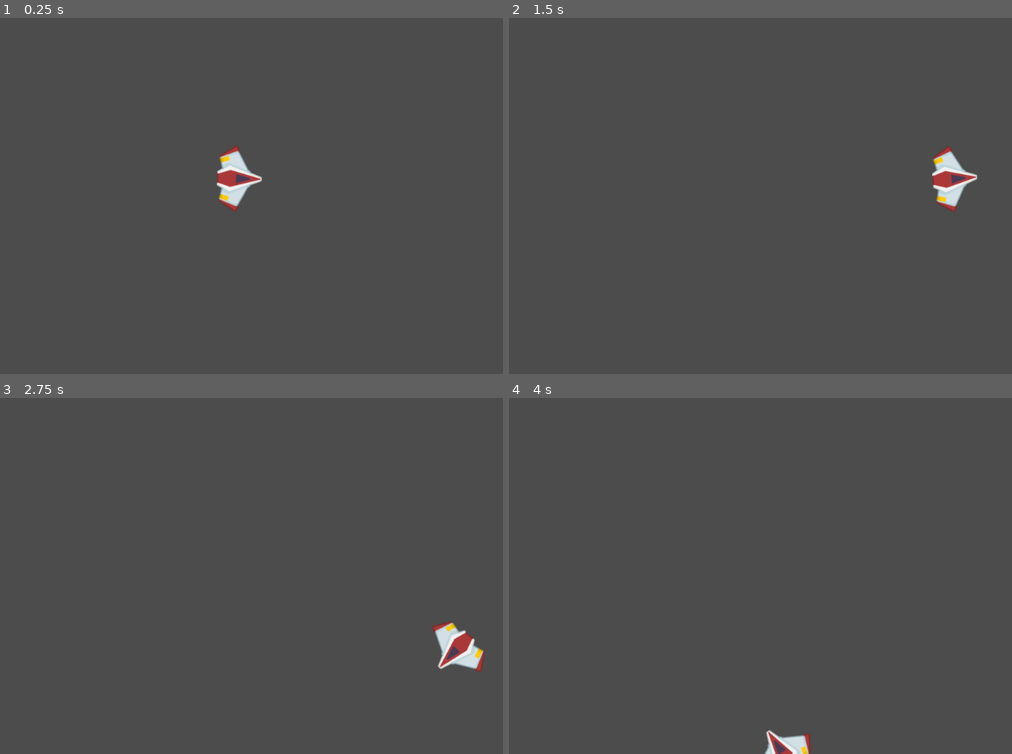
Above: before the commit, frames 1-4 (two rows, left to right).
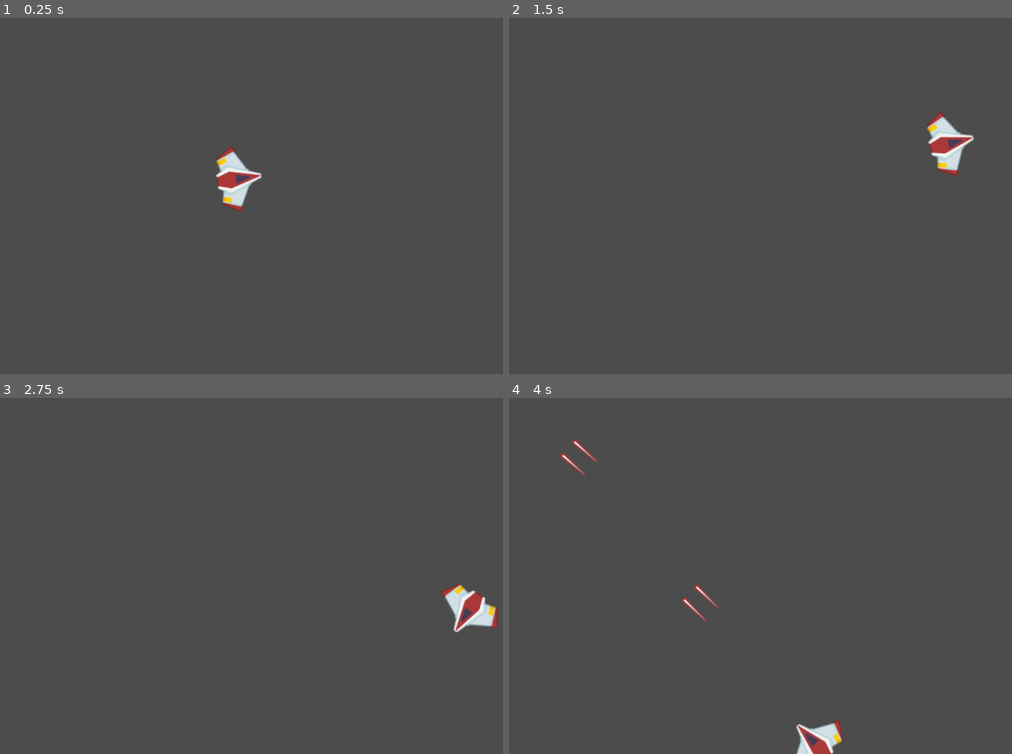
Above: after the commit, the same moments.

Repository: Ferclemens/Godot-Meteoritos-PixelLab
Game: Godot game, scene res://Juego/Niveles/NivelTest.tscn
Two runs of this game, one before a commit and one after it. Both use one fixed random seed, a clock stepped at 60 frames per second and the inputs below.
Inputs:
- Up to frame 1 (0.25 s): no input
- Up to frame 2 (1.5 s): tap Enter at 0.5 s; hold Up (mover_adelante) 0.53-1.28 s; hold Space (Disparo_principal, bound only after the commit) 0.53-1.28 s; hold Down (mover_atras) from 1.28 s (still down); tap Left (rotar_antihorario) at 1.35 s
- Up to frame 3 (2.75 s): tap Space (Disparo_principal, bound only after the commit) at 1.55, 2.3 s; release Down (mover_atras) at 2.03 s; hold Up (mover_adelante) from 2.03 s (still down); hold Right (rotar_horario) from 2.03 s (still down)
- Up to frame 4 (4 s): release Right (rotar_horario) at 2.78 s; tap Space (Disparo_principal, bound only after the commit) at 2.85 s; release Up (mover_adelante) at 3.53 s; hold Down (mover_atras) from 3.53 s (still down); hold Space (Disparo_principal, bound only after the commit) from 3.53 s (still down)

The runs differ from the first frame. In frame 1, 0.5% of the frame differs, in the area x 42-53%, y 35-55%; in frame 2, 1.4%; in frame 3, 1.7%, in the area x 85-99%, y 52-77%; in frame 4, 1.2%.

Commit message:
add: principal shoot

Diff:
--- /dev/null
+++ b/Juego/Autoloads/Eventos.gd
@@ -0,0 +1,3 @@
+extends Node
+
+signal disparo(proyectil)
--- /dev/null
+++ b/Juego/Niveles/Nivel.gd
@@ -0,0 +1,21 @@
+class_name Nivel
+extends Node2D
+
+# Atributos onready
+onready var contenedor_proyectiles: Node
+
+# Metodos
+func _ready() -> void:
+	conectar_seniales()
+	crear_contenedores()
+
+func conectar_seniales() -> void:
+	Eventos.connect("disparo", self, "_on_disparo")
+
+func crear_contenedores() -> void:
+	contenedor_proyectiles = Node.new()
+	contenedor_proyectiles.name = "ContenedorProyectiles"
+	add_child(contenedor_proyectiles)
+
+func _on_disparo(proyectil:Proyectil_principal) -> void:
+	contenedor_proyectiles.add_child(proyectil)
--- a/Juego/Niveles/NivelTest.tscn
+++ b/Juego/Niveles/NivelTest.tscn
@@ -1,10 +1,13 @@
-[gd_scene load_steps=2 format=2]
+[gd_scene load_steps=3 format=2]
 
 [ext_resource path="res://Juego/Player/Player.tscn" type="PackedScene" id=1]
+[ext_resource path="res://Juego/Niveles/Nivel.gd" type="Script" id=3]
 
 [node name="NivelTest" type="Node2D"]
+script = ExtResource( 3 )
 
 [node name="Player" parent="." instance=ExtResource( 1 )]
 position = Vector2( 496.063, 271 )
+rotation = -0.17426
 gravity_scale = 0.0
 can_sleep = false
--- a/Juego/Player/Player.gd
+++ b/Juego/Player/Player.gd
@@ -12,15 +12,18 @@
 var empuje:Vector2 = Vector2.ZERO
 var dir_rotacion:int = 0
 
+# Atributos onready
+onready var canion:Canion = $Canion
+
 # Metodos
-func _process(delta: float) -> void:
-	player_input()
-
 func _integrate_forces(state: Physics2DDirectBodyState) -> void:
 	apply_central_impulse(empuje.rotated(rotation))
 	apply_torque_impulse(dir_rotacion * potencia_rotacion)
 	#print(rad2deg(rotation))
 	#print(empuje.rotated(rotation))
+
+func _process(delta: float) -> void:
+	player_input()
 
 func player_input() -> void:
 	# Empuje - movimiento de player
@@ -36,3 +39,9 @@
 		dir_rotacion +=1
 	elif Input.is_action_pressed("rotar_antihorario"):
 		dir_rotacion -= 1
+
+	# Disparo
+	if Input.is_action_pressed("Disparo_principal"):
+		canion.set_esta_disparando(true)
+	if Input.is_action_just_released("Disparo_principal"):
+		canion.set_esta_disparando(false)
--- a/Juego/Player/Player.tscn
+++ b/Juego/Player/Player.tscn
@@ -1,16 +1,17 @@
-[gd_scene load_steps=5 format=2]
+[gd_scene load_steps=6 format=2]
 
 [ext_resource path="res://Juego/Player/playerShip.png" type="Texture" id=1]
 [ext_resource path="res://Juego/Player/Player.gd" type="Script" id=2]
+[ext_resource path="res://Juego/Proyectiles/Canion.tscn" type="PackedScene" id=3]
 
-[sub_resource type="PhysicsMaterial" id=2]
+[sub_resource type="PhysicsMaterial" id=1]
 friction = 0.0
 
-[sub_resource type="CircleShape2D" id=1]
+[sub_resource type="CircleShape2D" id=2]
 radius = 24.8944
 
 [node name="Player" type="RigidBody2D"]
-physics_material_override = SubResource( 2 )
+physics_material_override = SubResource( 1 )
 linear_damp = 1.0
 angular_damp = 4.0
 script = ExtResource( 2 )
@@ -22,4 +23,17 @@
 [node name="CollisionShape2D" type="CollisionShape2D" parent="."]
 position = Vector2( -6.29956, -0.334183 )
 rotation = 3.17211
-shape = SubResource( 1 )
+shape = SubResource( 2 )
+
+[node name="Canion" parent="." instance=ExtResource( 3 )]
+
+[node name="PuntoIzquierdo" parent="Canion" index="0"]
+position = Vector2( 13.7886, -15.2028 )
+
+[node name="PuntoDerecho" parent="Canion" index="1"]
+position = Vector2( 14.1421, 14.8492 )
+
+[node name="TimerEnfriamiento" parent="Canion" index="3"]
+autostart = false
+
+[editable path="Canion"]
--- /dev/null
+++ b/Juego/Proyectiles/Canion.gd
@@ -0,0 +1,59 @@
+class_name Canion
+extends Node2D
+
+# Atributos export
+export var proyectil:PackedScene = null
+export var cadencia_disparo:float = 0.8
+export var velocidad_proyectil:int = 100
+export var damage_proyectil:int = 1
+
+# Atributos onready
+onready var timer_enfriamiento:Timer = $TimerEnfriamiento
+onready var disparo_sfx:AudioStreamPlayer2D = $DisparoSFX
+onready var esta_enfriado:bool = true
+onready var esta_disparando:bool = false setget set_esta_disparando
+
+##Atributos
+var puntos_disparo:Array = []
+
+##Setters y Getters
+func set_esta_disparando(disparando: bool) -> void:
+	esta_disparando = disparando
+
+# Metodos
+func _ready() -> void:
+	almacenar_puntos_disparo()
+	timer_enfriamiento.wait_time = cadencia_disparo
+
+func _process(_delta: float) -> void:
+	if esta_disparando and esta_enfriado:
+		disparar()
+
+
+# Metodo custom
+func almacenar_puntos_disparo() -> void:
+	for nodo in get_children():
+		if nodo is Position2D:
+			puntos_disparo.append(nodo)
+
+func disparar() -> void:
+	esta_enfriado = false
+	disparo_sfx.play()
+	timer_enfriamiento.start()
+	for punto_disparo in puntos_disparo:
+		var new_proyectil:Proyectil_principal = proyectil.instance()
+		new_proyectil.crear(
+			punto_disparo.global_position,
+			get_owner().rotation,
+			velocidad_proyectil,
+			damage_proyectil
+			)
+		Eventos.emit_signal("disparo", new_proyectil)
+
+	#print(esta_disparando)
+	#print(esta_enfriado)
+	#print("piw piw estoy disparando")
+
+
+func _on_TimerEnfriamiento_timeout():
+	esta_enfriado = true
--- /dev/null
+++ b/Juego/Proyectiles/Canion.tscn
@@ -0,0 +1,24 @@
+[gd_scene load_steps=4 format=2]
+
+[ext_resource path="res://Juego/Proyectiles/Canion.gd" type="Script" id=1]
+[ext_resource path="res://Juego/Proyectiles/Proyectil_principal.tscn" type="PackedScene" id=2]
+[ext_resource path="res://Juego/Proyectiles/disparo_principalSFX.ogg" type="AudioStream" id=3]
+
+[node name="Canion" type="Node2D"]
+script = ExtResource( 1 )
+proyectil = ExtResource( 2 )
+cadencia_disparo = 0.25
+velocidad_proyectil = 1500
+
+[node name="PuntoIzquierdo" type="Position2D" parent="."]
+
+[node name="PuntoDerecho" type="Position2D" parent="."]
+
+[node name="DisparoSFX" type="AudioStreamPlayer2D" parent="."]
+rotation = -0.105953
+stream = ExtResource( 3 )
+
+[node name="TimerEnfriamiento" type="Timer" parent="."]
+wait_time = 0.8
+
+[connection signal="timeout" from="TimerEnfriamiento" to="." method="_on_TimerEnfriamiento_timeout"]
--- /dev/null
+++ b/Juego/Proyectiles/Proyectil_principal.gd
@@ -0,0 +1,20 @@
+class_name Proyectil_principal
+extends Area2D
+
+# Atributos
+var velocidad:Vector2 = Vector2.ZERO
+var damage:float
+
+# Constructor
+func crear(pos: Vector2, dir: float, vel: float, damage_p: int) -> void:
+	position = pos
+	rotation = dir
+	velocidad = Vector2(vel, 0).rotated(dir)
+
+# Metodos
+func _physics_process(delta: float) -> void:
+	position += velocidad * delta
+
+
+func _on_VisibilityNotifier2D_screen_exited() -> void:
+	queue_free()
--- /dev/null
+++ b/Juego/Proyectiles/Proyectil_principal.tscn
@@ -0,0 +1,27 @@
+[gd_scene load_steps=4 format=2]
+
+[ext_resource path="res://Juego/Proyectiles/proyectil_principal.png" type="Texture" id=1]
+[ext_resource path="res://Juego/Proyectiles/Proyectil_principal.gd" type="Script" id=2]
+
+[sub_resource type="CapsuleShape2D" id=1]
+radius = 6.45524
+height = 45.261
+
+[node name="Proyectil_principal" type="Area2D"]
+rotation = 1.5708
+script = ExtResource( 2 )
+
+[node name="Sprite" type="Sprite" parent="."]
+rotation = 1.5708
+texture = ExtResource( 1 )
+
+[node name="CollisionShape2D" type="CollisionShape2D" parent="."]
+rotation = 1.5708
+shape = SubResource( 1 )
+
+[node name="VisibilityNotifier2D" type="VisibilityNotifier2D" parent="."]
+position = Vector2( 0.10511, -0.210224 )
+rotation = 1.5708
+scale = Vector2( 0.800287, 2.89202 )
+
+[connection signal="screen_exited" from="VisibilityNotifier2D" to="." method="_on_VisibilityNotifier2D_screen_exited"]
--- a/project.godot
+++ b/project.godot
@@ -9,13 +9,31 @@
 config_version=4
 
 _global_script_classes=[ {
+"base": "Node2D",
+"class": "Canion",
+"language": "GDScript",
+"path": "res://Juego/Proyectiles/Canion.gd"
+}, {
+"base": "Node2D",
+"class": "Nivel",
+"language": "GDScript",
+"path": "res://Juego/Niveles/Nivel.gd"
+}, {
 "base": "RigidBody2D",
 "class": "Player",
 "language": "GDScript",
 "path": "res://Juego/Player/Player.gd"
+}, {
+"base": "Area2D",
+"class": "Proyectil_principal",
+"language": "GDScript",
+"path": "res://Juego/Proyectiles/Proyectil_principal.gd"
 } ]
 _global_script_class_icons={
-"Player": ""
+"Canion": "",
+"Nivel": "",
+"Player": "",
+"Proyectil_principal": ""
 }
 
 [application]
@@ -23,6 +41,10 @@
 config/name="meteoritos"
 run/main_scene="res://Juego/Niveles/NivelTest.tscn"
 config/icon="res://icon.png"
+
+[autoload]
+
+Eventos="*res://Juego/Autoloads/Eventos.gd"
 
 [input]
 
@@ -50,6 +72,12 @@
 , Object(InputEventKey,"resource_local_to_scene":false,"resource_name":"","device":0,"alt":false,"shift":false,"control":false,"meta":false,"command":false,"pressed":false,"scancode":65,"unicode":0,"echo":false,"script":null)
  ]
 }
+Disparo_principal={
+"deadzone": 0.5,
+"events": [ Object(InputEventKey,"resource_local_to_scene":false,"resource_name":"","device":0,"alt":false,"shift":false,"control":false,"meta":false,"command":false,"pressed":false,"scancode":32,"unicode":0,"echo":false,"script":null)
+, Object(InputEventMouseButton,"resource_local_to_scene":false,"resource_name":"","device":0,"alt":false,"shift":false,"control":false,"meta":false,"command":false,"button_mask":0,"position":Vector2( 0, 0 ),"global_position":Vector2( 0, 0 ),"factor":1.0,"button_index":1,"pressed":false,"doubleclick":false,"script":null)
+ ]
+}
 
 [physics]
 
Not shown, added: Juego/Proyectiles/disparo_principalSFX.ogg.import
Binary file added: Juego/Proyectiles/proyectil_principal.png
Not shown, added: Juego/Proyectiles/proyectil_principal.png.import
Not shown, added: Juego/Proyectiles/disparo_principalSFX.ogg
